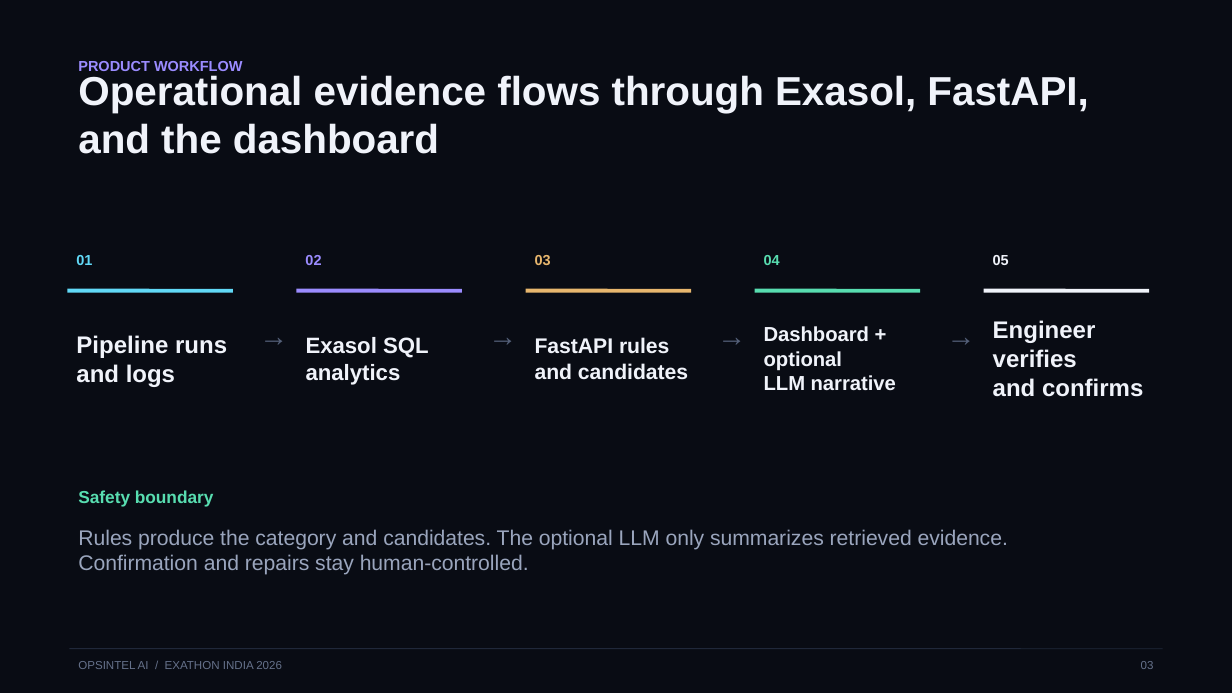
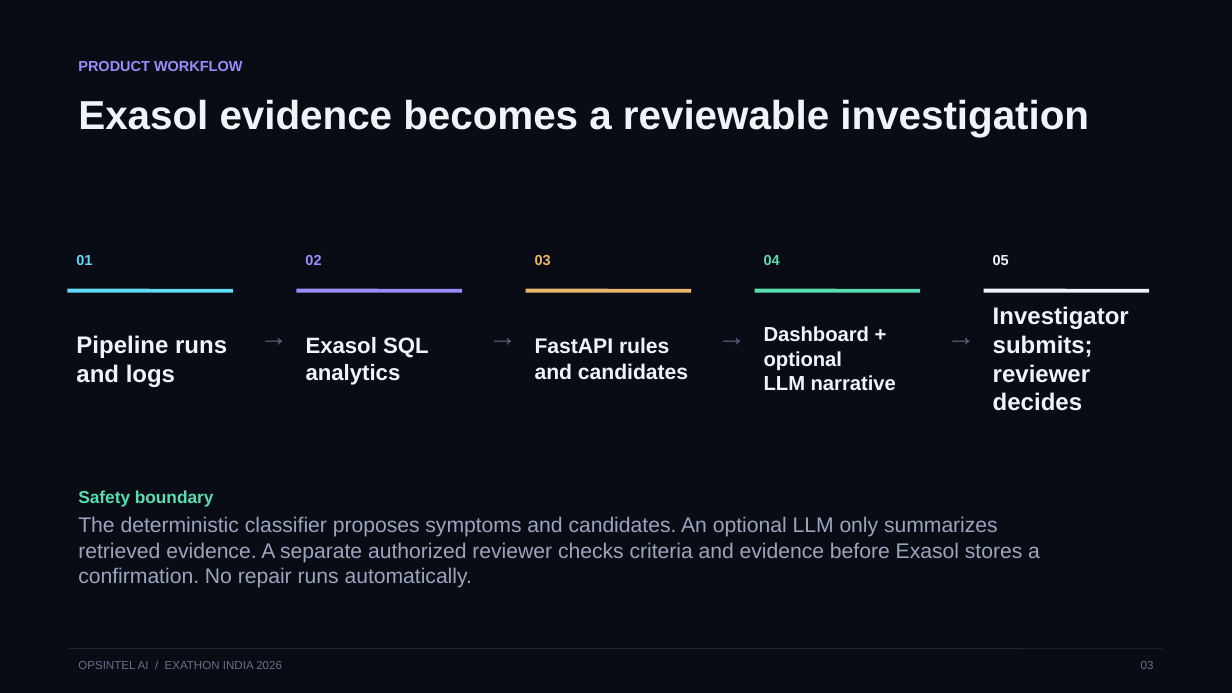
Before and after one commit to Anafa-thabassum/opsintel-ai, a slide deck: slide 3 of submission/opsintel-ai-pitch-deck.pptx. Drawn at 1232x693 pixels with LibreOffice and Linux fonts; fonts in the diff are those of the drawing. Boxes give left, top, right and bottom in pixels: in the first picture for what was removed or moved away, otherwise in the second. Text is boxed around its words. In the diff, an @@ line names an element or a change of style, - is before the commit and + after.

```diff
--- a/submission/opsintel-ai-pitch-deck.pptx
+++ b/submission/opsintel-ai-pitch-deck.pptx
@@ text at [78,99,1089,137]: text changed @@
-Operational evidence flows through Exasol, FastAPI, and the dashboard
+Exasol evidence becomes a reviewable investigation
@@ text at [993,306,1129,411]: text changed @@
-Engineer verifies
-and confirms
+Investigator submits;
+reviewer decides
@@ text at [78,516,1040,588]: text changed @@
-Rules produce the category and candidates. The optional LLM only summarizes retrieved evidence. Confirmation and repairs stay human-controlled.
+The deterministic classifier proposes symptoms and candidates. An optional LLM only summarizes retrieved evidence. A separate authorized reviewer checks criteria and evidence before Exasol stores a confirmation. No repair runs automatically.
```
Also in this commit, not shown: 9 other slides changed, 15 other files.
